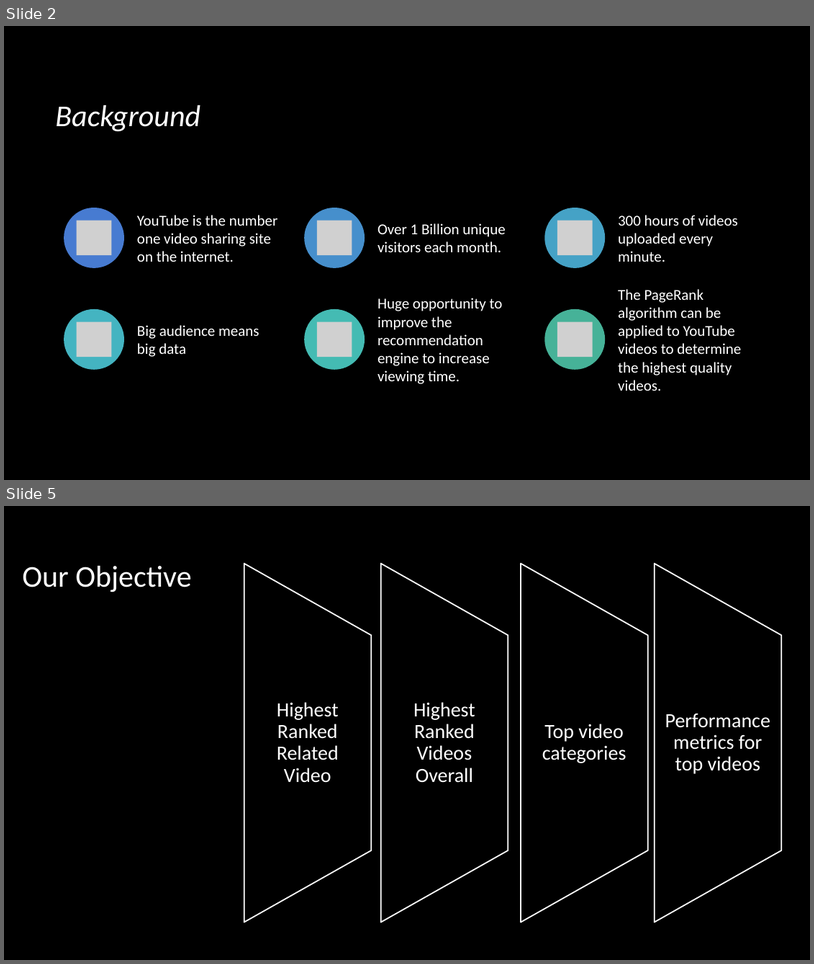
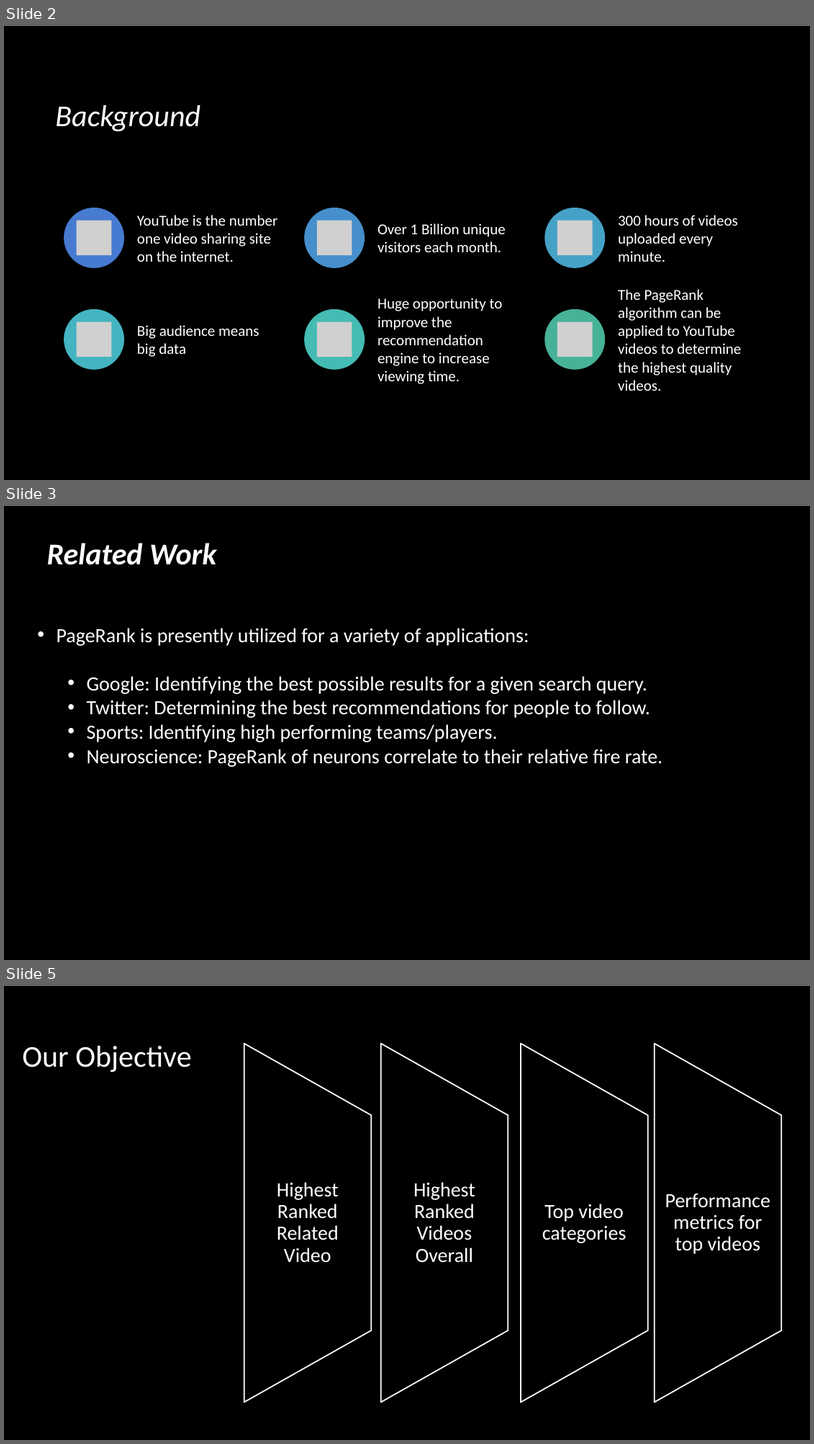
Before and after one commit to EvanGrill/CS436_Big_Data_Systems, a slide deck: doc/Bigdataproposal.pptx. Shown one above the other, each under a label of ours: slides 2 and 5 before the commit, slides 2, 3 and 5 after it; the slides between them are not shown. The pictures are 814x964 and 814x1444 pixels, drawn with LibreOffice and Linux fonts; fonts in the diff are those of the drawing; grey boxes stand for pictures; background and template pictures are left out. Boxes give left, top, right and bottom in pixels: in the first picture for what was removed or moved away, otherwise in the second. Text is boxed around its words. In the diff, an @@ line names an element or a change of style, - is before the commit and + after.

```diff
--- a/doc/Bigdataproposal.pptx
+++ b/doc/Bigdataproposal.pptx
@@ slide 3 added at box(4, 506, 810, 960), background picture (left out) @@
@@ title added at box(47, 543, 217, 565), 36 pt, text #FFFFFF, bold, italic @@
+Related Work
@@ text added at box(57, 628, 663, 767), 24 pt, text #FFFFFF @@
+• PageRank is presently utilized for a variety of applications:
+  • Google: Identifying the best possible results for a given search query.
+  • Twitter: Determining the best recommendations for people to follow.
+  • Sports: Identifying high performing teams/players.
+  • Neuroscience: PageRank of neurons correlate to their relative fire rate.
```
Also in this commit, not shown: 5 slides changed, 1 other slide added, 2 slides removed.
